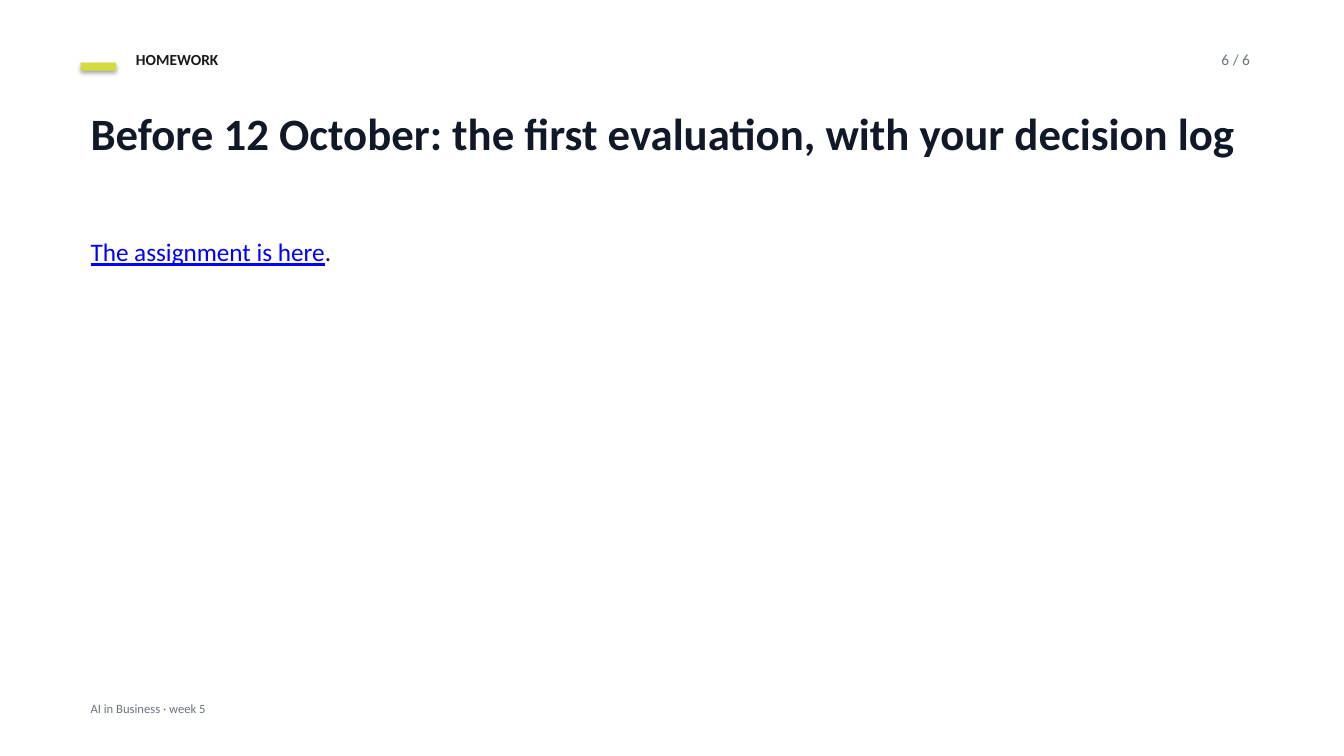
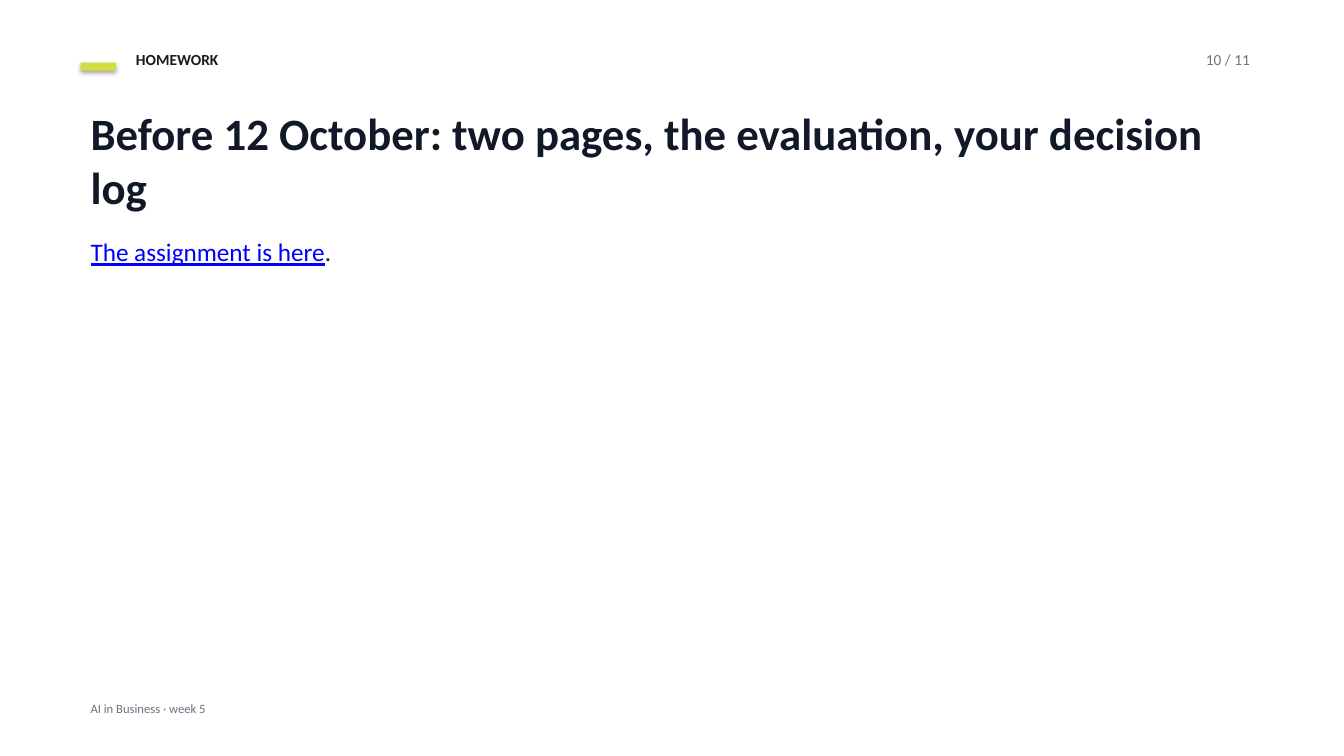
Before and after one commit to datadrivendecisions/ai-in-business, a slide deck: slide 10 of project-documentation/slides/week-05-deck.pptx (slide 6 before the commit). Drawn at 1344x756 pixels with LibreOffice and Linux fonts; fonts in the diff are those of the drawing. Boxes give left, top, right and bottom in pixels: in the first picture for what was removed or moved away, otherwise in the second. Text is boxed around its words. In the diff, an @@ line names an element or a change of style, - is before the commit and + after.

```diff
--- a/project-documentation/slides/week-05-deck.pptx
+++ b/project-documentation/slides/week-05-deck.pptx
@@ text at box(1206, 55, 1250, 65): text changed @@
-6 / 6
+10 / 11
@@ text at box(91, 118, 1202, 212): text changed @@
-Before 12 October: the first evaluation, with your decision log
+Before 12 October: two pages, the evaluation, your decision log
```
Also in this commit, not shown: 3 other slides changed, 6 slides added, 1 slide removed, 5 other files.
